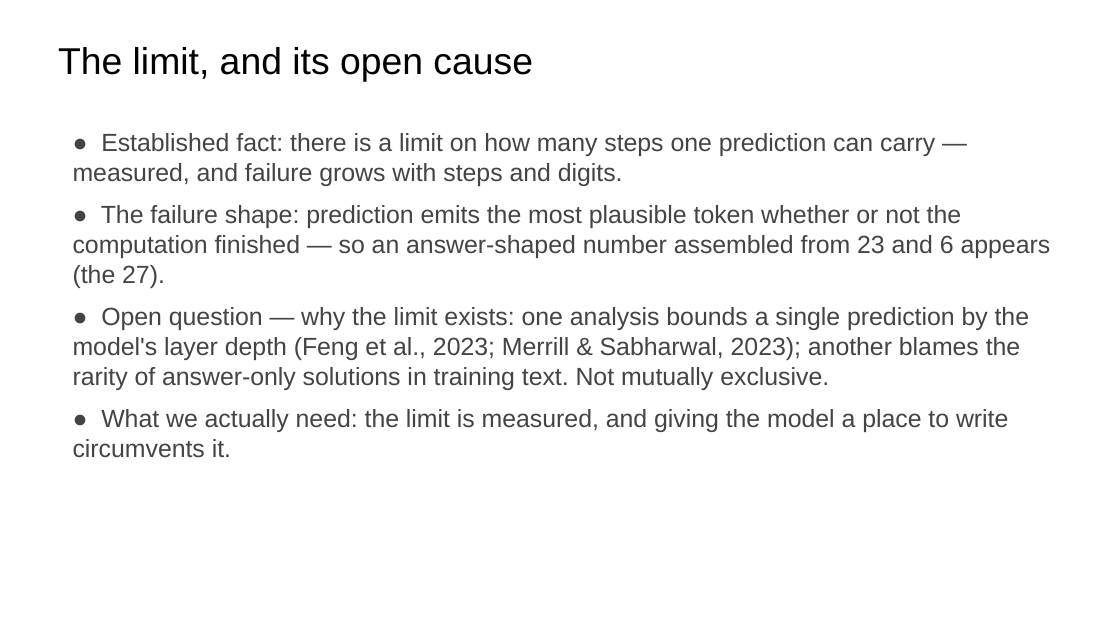
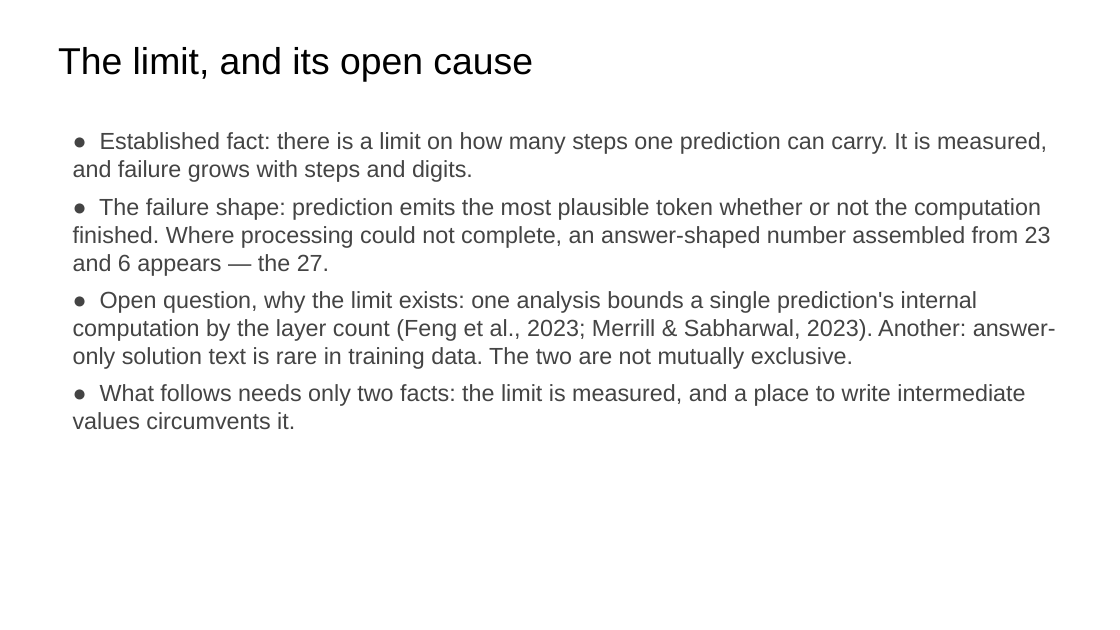
Before and after one commit to ralbu85/stml_2026, a slide deck: slide 11 of lectures/week02/slides-draft-w2.pptx. Drawn at 1120x630 pixels with LibreOffice and Linux fonts; fonts in the diff are those of the drawing. Boxes give left, top, right and bottom in pixels: in the first picture for what was removed or moved away, otherwise in the second. Text is boxed around its words. In the diff, an @@ line names an element or a change of style, - is before the commit and + after.

```diff
--- a/lectures/week02/slides-draft-w2.pptx
+++ b/lectures/week02/slides-draft-w2.pptx
@@ text at box(73, 132, 1056, 429): text changed; size 16 to 15 pt @@
-● Established fact: there is a limit on how many steps one prediction can carry — measured, and failure grows with steps and digits.
-● The failure shape: prediction emits the most plausible token whether or not the computation finished — so an answer-shaped number assembled from 23 and 6 appears (the 27).
-● Open question — why the limit exists: one analysis bounds a single prediction by the model's layer depth (Feng et al., 2023; Merrill & Sabharwal, 2023); another blames the rarity of answer-only solutions in training text. Not mutually exclusive.
-● What we actually need: the limit is measured, and giving the model a place to write circumvents it.
+● Established fact: there is a limit on how many steps one prediction can carry. It is measured, and failure grows with steps and digits.
+● The failure shape: prediction emits the most plausible token whether or not the computation finished. Where processing could not complete, an answer-shaped number assembled from 23 and 6 appears — the 27.
+● Open question, why the limit exists: one analysis bounds a single prediction's internal computation by the layer count (Feng et al., 2023; Merrill & Sabharwal, 2023). Another: answer-only solution text is rare in training data. The two are not mutually exclusive.
+● What follows needs only two facts: the limit is measured, and a place to write intermediate values circumvents it.
```
Also in this commit, not shown: 22 other slides changed, 1 slide added, 1 slide removed, 2 other files.
